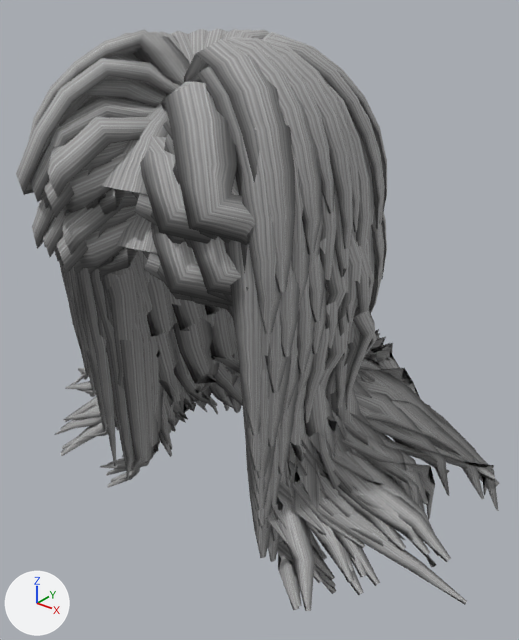
Two versions of the glTF model trainer-models/hair/h-shag.glb, one commit apart.
Before and after are seen from a camera (50 mm lens) standing at (0.338, -0.357, 1.883) and looking at (0.017, 0.044, 1.634). Lighting does not change. The marker at lower left points along +X, +Y and +Z. The picture after the commit comes second. Vertices at exactly the same position are counted once.

Objects in the first picture: 'h-shag-f', 'h-shag-m'.
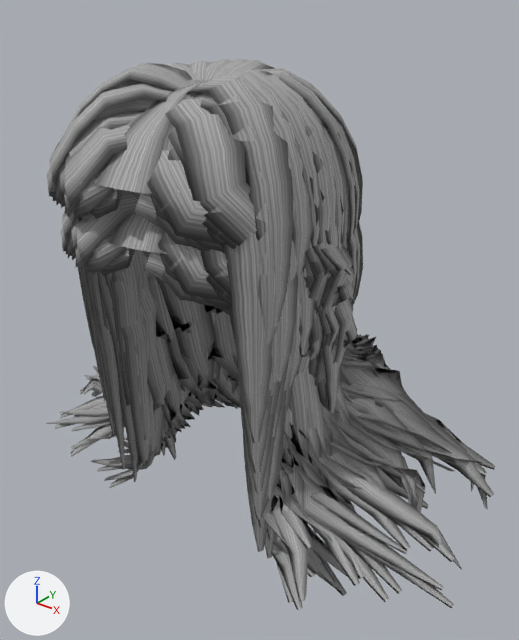
Changed parts and their boxes (x1, y1, x2, y2) in the pictures (519 x 640 px; the box of a moved part takes in the faces that stretch with it):
```json
{"object": "h-shag-m", "change": "reshaped", "before": [16, 28, 499, 611], "after": [45, 59, 495, 608], "on screen": "7% narrower"}
{"object": "h-shag-f", "change": "reshaped", "before": [32, 190, 405, 610], "after": [61, 190, 428, 610]}
{"part": 2, "of": "me_h_shag_f", "change": "moved or reshaped", "before": [91, 269, 134, 480], "after": [97, 270, 138, 482]}
{"part": 3, "of": "me_h_shag_f", "change": "moved or reshaped", "before": [32, 190, 405, 610], "after": [61, 197, 428, 610]}
```

Edits to the scene script, one JSON object a line:
```json
{"block": "me_h_shag_m", "where": "# used by ob_h_shag_m; location = (0.0, 0.0, 0.0)"}
{"op": "remove", "block": "me_h_shag_m", "code": "me_h_shag_m.from_pydata(...)  # 11921 vertices, 21496 faces; spans x -0.217..0.225, y -0.11..0.185, z 1.481..1.85"}
{"op": "add", "block": "me_h_shag_m", "code": "me_h_shag_m.from_pydata(...)  # 11921 vertices, 21496 faces; spans x -0.2..0.219, y -0.099..0.193, z 1.481..1.828"}
{"block": "me_h_shag_m", "change": "me_h_shag_m part 1: 10812 of 11921 vertices moved; they spanned x -0.217..0.225, y -0.11..0.185, z 1.481..1.85 and now span x -0.2..0.219, y -0.099..0.193, z 1.481..1.828; mean shift (0.0, 0.0, -0.008); largest move (0.195, 0.033, 1.506) -> (0.151, 0.03, 1.505)"}
{"block": "me_h_shag_m", "change": "other edits to the shape of me_h_shag_m do not show in these pictures"}
{"block": "me_h_shag_f", "where": "# used by ob_h_shag_f; location = (0.0, 0.0, 0.0)"}
{"op": "remove", "block": "me_h_shag_f", "code": "me_h_shag_f.from_pydata(...)  # 11921 vertices, 21496 faces; spans x -0.147..0.152, y -0.104..0.158, z 1.443..1.806"}
{"op": "add", "block": "me_h_shag_f", "code": "me_h_shag_f.from_pydata(...)  # 11921 vertices, 21496 faces; spans x -0.153..0.156, y -0.094..0.169, z 1.443..1.786"}
{"block": "me_h_shag_f", "change": "me_h_shag_f part 2: the loose piece of 40 vertices spanning x -0.091..-0.055, y -0.051..-0.005, z 1.467..1.734 is multiplied about its middle by the matrix ((0.711, -0.124, -0.008), (-0.153, 0.936, -0.001), (0.056, 0.024, 0.994)), then moved by (0.003, 0.001, 0.0)"}
{"block": "me_h_shag_f", "change": "me_h_shag_f part 3: 10833 of 11921 vertices moved; they spanned x -0.147..0.152, y -0.104..0.158, z 1.443..1.806 and now span x -0.153..0.156, y -0.094..0.169, z 1.443..1.786; mean shift (0.0, 0.0, -0.008); largest move (-0.093, -0.051, 1.731) -> (-0.09, -0.025, 1.697)"}
```
